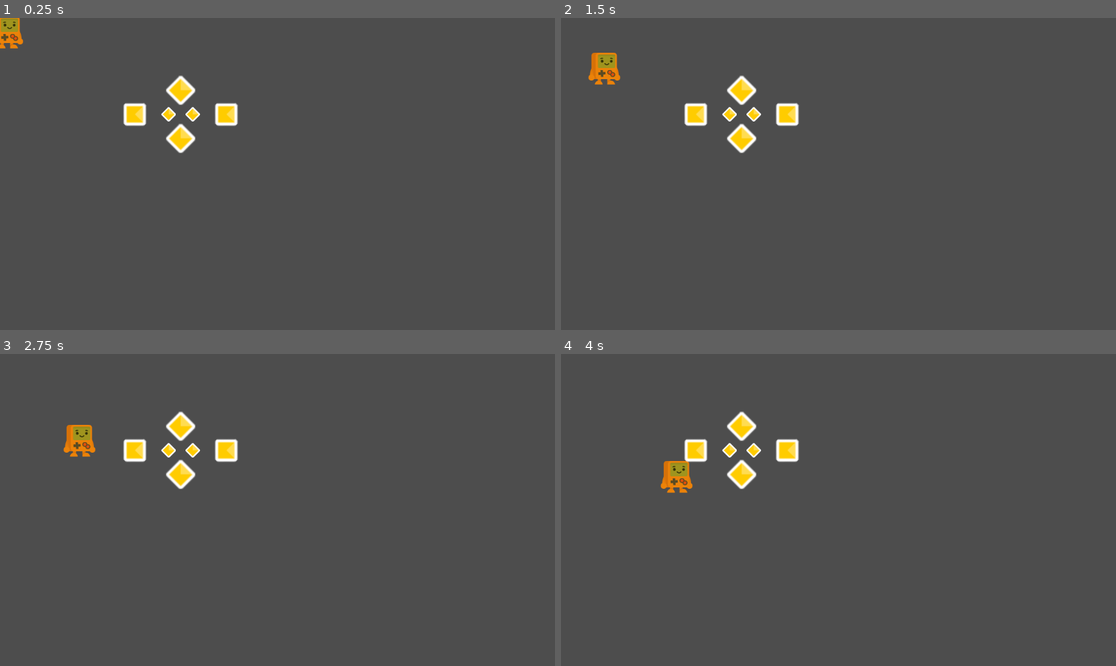
Above: before the commit, frames 1-4 (two rows, left to right).
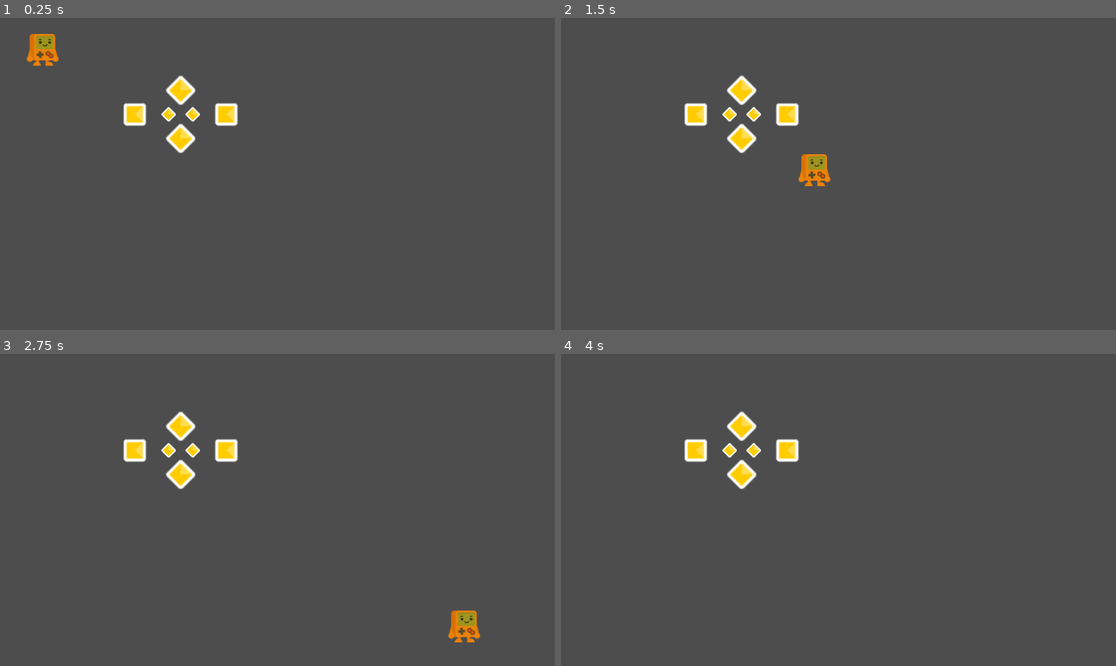
Above: after the commit, the same moments.

Repository: ikostan/intro_to_godot_by_zenva
Game: Godot game, scene res://test_scene_node_2d.tscn
Two runs of this game, one before a commit and one after it. Both use one fixed random seed, a clock stepped at 60 frames per second and the inputs below.
Inputs:
- Up to frame 1 (0.25 s): no input
- Up to frame 2 (1.5 s): no input
- Up to frame 3 (2.75 s): no input
- Up to frame 4 (4 s): no input

The runs differ from the first frame. In frame 1, 0.8% of the frame differs, in the area x 0-11%, y 0-16%; in frame 2, 0.9%; in frame 3, 0.9%, in the area x 11-87%, y 22-93%; in frame 4, 0.5%.

Commit message:
Update script_player_orange.gd

Diff:
--- a/intro_to_godot_by_zenva/Scripts/script_player_orange.gd
+++ b/intro_to_godot_by_zenva/Scripts/script_player_orange.gd
@@ -1,12 +1,22 @@
 extends Sprite2D
+
+var time_left: float = 5.0
 
 
 # Called when the node enters the scene tree for the first time.
 func _ready() -> void:
-	global_position.y = 0
-	global_position.x = 0
+	global_position.y = 1
+	global_position.x = 1
 
 # Called every frame. 'delta' is the elapsed time since the previous frame.
 func _process(delta: float) -> void:
-	global_position.y += 1
-	global_position.x += 1
+
+	if time_left - delta > 0:
+		time_left -= delta
+		print('Time left: ', time_left)
+	else:
+		print('Time left: ', 0)
+		get_tree().quit() # exit game
+
+	global_position.y += 200 * delta
+	global_position.x += 350 * delta
